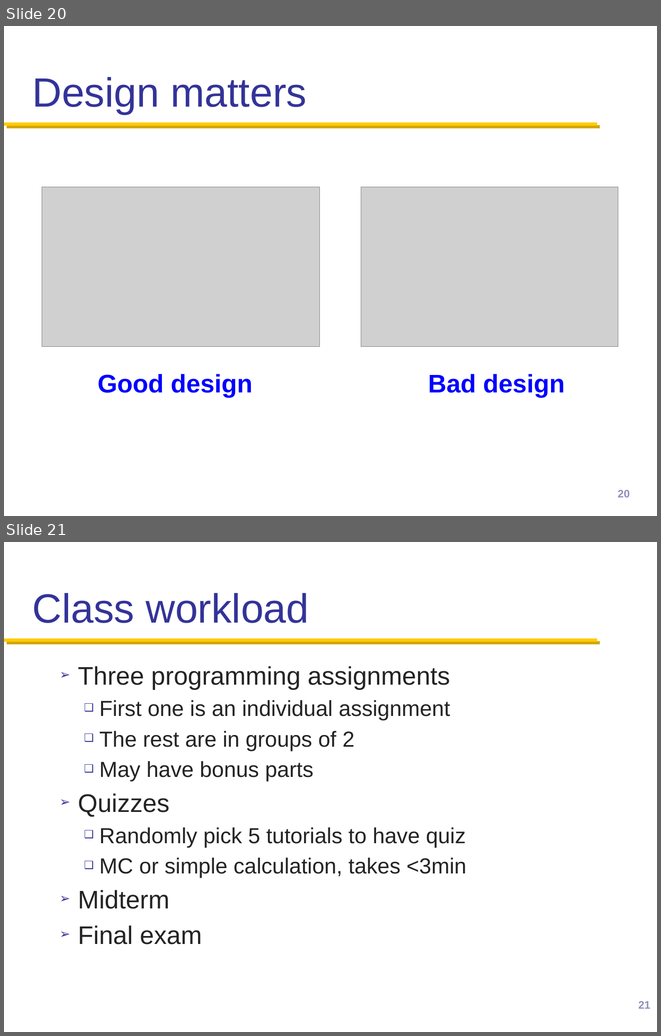
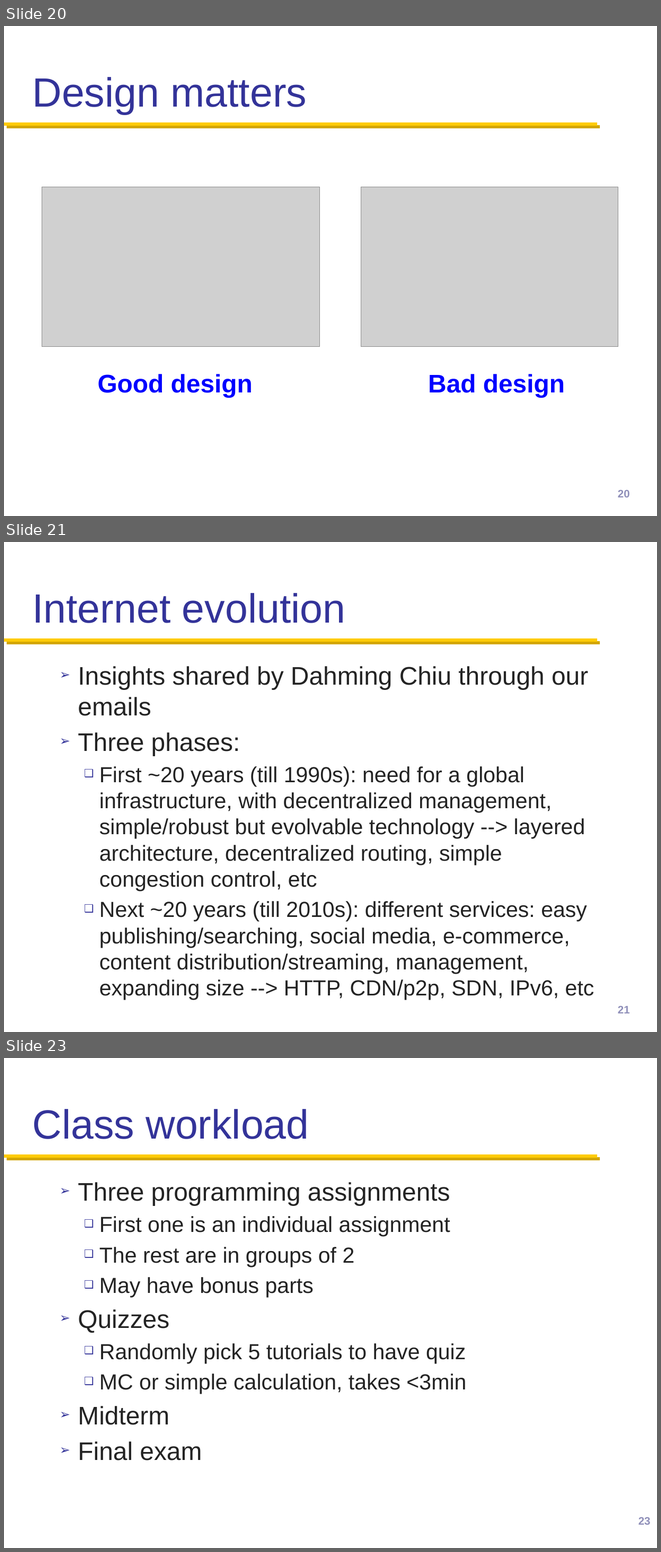
Before and after one commit to henryhxu/CSCI4430-ESTR4120, a slide deck: lec/lec1.pptx. Shown one above the other, each under a label of ours: slides 20 and 21 before the commit, slides 20, 21 and 23 after it; the slides between them are not shown. The pictures are 661x1036 and 661x1552 pixels, drawn with LibreOffice and Linux fonts; fonts in the diff are those of the drawing; grey boxes stand for pictures; background and template pictures are left out. Boxes give left, top, right and bottom in pixels: in the first picture for what was removed or moved away, otherwise in the second. Text is boxed around its words. In the diff, an @@ line names an element or a change of style, - is before the commit and + after.

Commit message:
lec1 updated

```diff
--- a/lec/lec1.pptx
+++ b/lec/lec1.pptx
@@ slide 21 added at (4,542,657,1032), background #FFFFFF; not listed: 1 template element that a slide beside it also shows @@
@@ title added at (32,593,345,623), 45 pt, text #333399 @@
+Internet evolution
@@ text added at (78,666,594,1000), 24 pt, text #232323 @@
+➢ Insights shared by Dahming Chiu through our emails
+➢ Three phases:
+  ❑ First ~20 years (till 1990s): need for a global infrastructure, with decentralized management, simple/robust but evolvable technology --> layered architecture, decentralized routing, simple congestion control, etc
+  ❑ Next ~20 years (till 2010s): different services: easy publishing/searching, social media, e-commerce, content distribution/streaming, management, expanding size --> HTTP, CDN/p2p, SDN, IPv6, etc
@@ page number added at (618,1006,630,1013), 12 pt, text #9090BA @@
+21
@@ what was slide 21 is now slide 23 @@
@@ page number at (638,1517,651,1524): text changed @@
-21
+23
```
Also in this commit, not shown: 5 slides changed, 2 other slides added.
